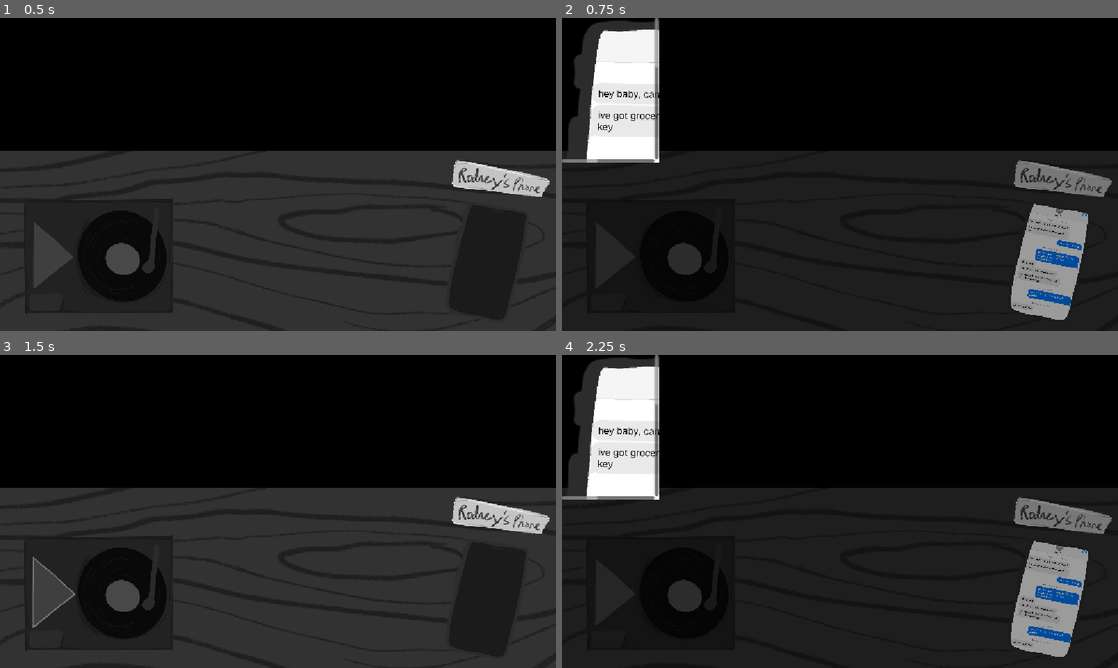
Above: before the commit, frames 1-4 (two rows, left to right).
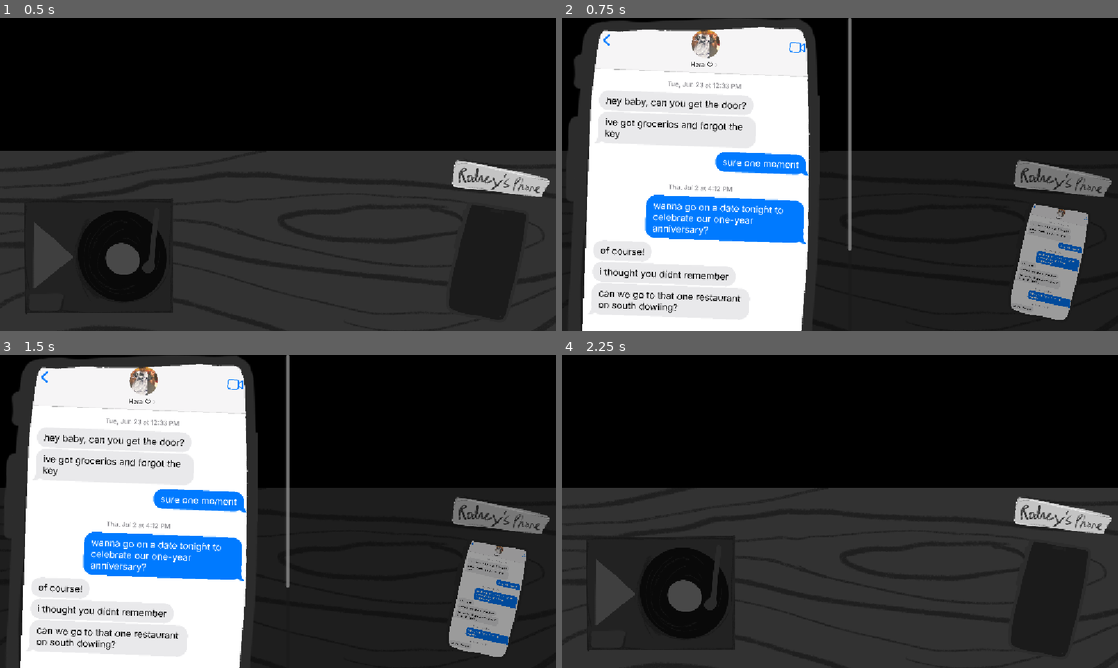
Above: after the commit, the same moments.

Repository: Logabe/crux
Game: Godot game, scene res://scenes/scene_2.tscn
Two runs of this game, one before a commit and one after it. Both use one fixed random seed, a clock stepped at 60 frames per second and the inputs below. This scene is started directly instead of the project's main scene.
Inputs (mouse positions are in pixels of both pictures, inside the frame that each line leads up to):
- Up to frame 1 (0.5 s): no input
- Up to frame 2 (0.75 s): click (1045, 262) at 0.5 s
- Up to frame 3 (1.5 s): click (100, 592) at 1.25 s
- Up to frame 4 (2.25 s): click (1045, 599) at 2 s

Frame 1 is identical in both runs. In frame 2, 37% of the frame differs, in the area x 0-95%, y 0-100%; in frame 3, 46%, in the area x 1-99%, y 0-100%; in frame 4, 13%.

Commit message:
i keep forgetting to switch branches

Diff:
--- a/mechanics/zoom_popup.tscn
+++ b/mechanics/zoom_popup.tscn
@@ -14,7 +14,7 @@
 color = Color(0, 0, 0, 0.39215687)
 
 [node name="ScrollContainer" type="ScrollContainer" parent="." unique_id=1523114784]
-custom_minimum_size = Vector2(150, 150)
+custom_minimum_size = Vector2(600, 648)
 offset_right = 200.0
 offset_bottom = 300.0
 tile_scroll_hint = true
--- a/scenes/scene_2.tscn
+++ b/scenes/scene_2.tscn
@@ -3,7 +3,7 @@
 [ext_resource type="Texture2D" uid="uid://c6xwkbsnxl5nm" path="res://assets/art/BackgroundWoodTexture.png" id="1_xe0r6"]
 [ext_resource type="Texture2D" uid="uid://cst3jbnjri7qa" path="res://assets/art/PhoneOff.png" id="2_02v7m"]
 [ext_resource type="Texture2D" uid="uid://cxoy38ka2y2vj" path="res://assets/art/AudioPlayerDefault.png" id="2_ccscm"]
-[ext_resource type="Texture2D" uid="uid://x3dqk0lcfh7k" path="res://assets/art/PhoneOn.png" id="3_mejfh"]
+[ext_resource type="Texture2D" uid="uid://d0xkki8aiehwh" path="res://assets/art/PhoneOn2.png" id="3_a3h35"]
 [ext_resource type="Texture2D" uid="uid://dleywkohqd6l6" path="res://assets/art/AudioPlayerPlaying.png" id="3_qo03w"]
 [ext_resource type="Script" uid="uid://dvgkvt0cb7pip" path="res://scenes/phone.gd" id="4_a3h35"]
 [ext_resource type="Texture2D" uid="uid://ch8abuaykfi60" path="res://assets/art/AudioPlayerHover.png" id="4_is556"]
@@ -39,12 +39,12 @@
 rotation = 0.1854537
 toggle_mode = true
 texture_normal = ExtResource("2_02v7m")
-texture_pressed = ExtResource("3_mejfh")
+texture_pressed = ExtResource("3_a3h35")
 ignore_texture_size = true
 stretch_mode = 0
 script = ExtResource("4_a3h35")
 object_id = null
-zoom_texture = ExtResource("3_mejfh")
+zoom_texture = ExtResource("3_a3h35")
 
 [node name="TapeLabelRodney" type="Sprite2D" parent="." unique_id=1493112667]
 position = Vector2(1037, 340)
Binary file added: assets/art/PhoneOn2.png
Not shown, added: assets/art/PhoneOn2.png.import
